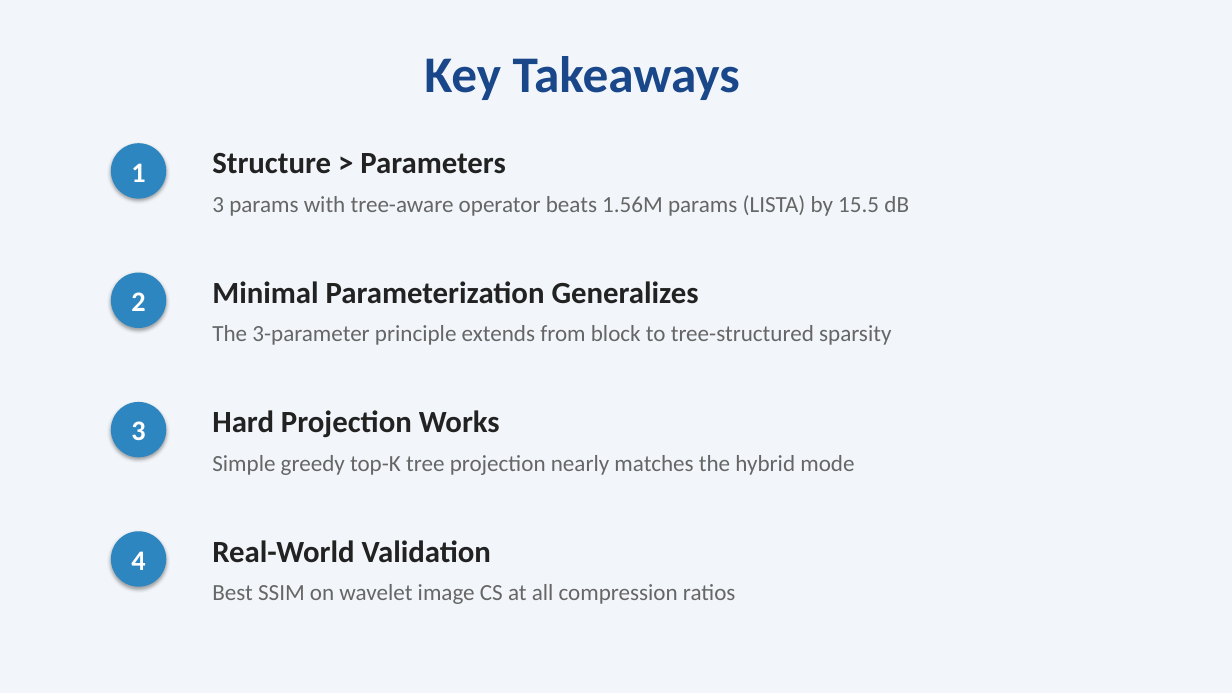
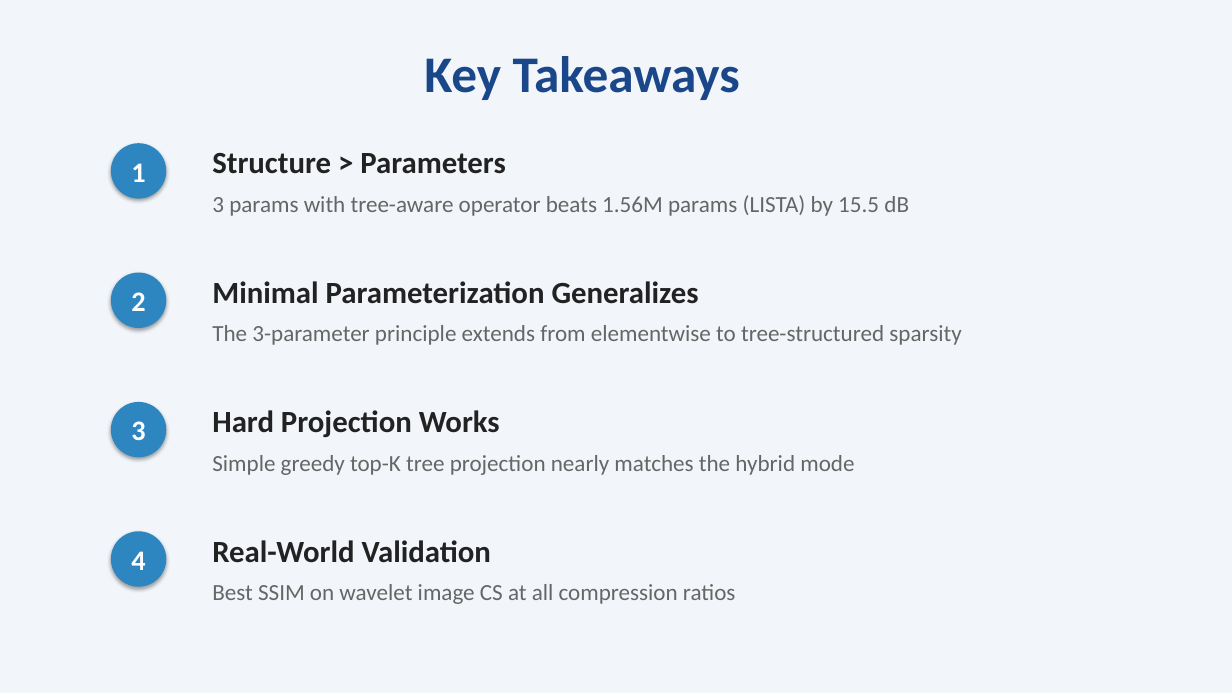
Before and after one commit to ALPHAGOD12/tree-hyperlista, a slide deck: slide 13 of paper/tree_hyperlista_slides.pptx. Drawn at 1232x693 pixels with LibreOffice and Linux fonts; fonts in the diff are those of the drawing. Boxes give left, top, right and bottom in pixels: in the first picture for what was removed or moved away, otherwise in the second. Text is boxed around its words. In the diff, an @@ line names an element or a change of style, - is before the commit and + after.

```diff
--- a/paper/tree_hyperlista_slides.pptx
+++ b/paper/tree_hyperlista_slides.pptx
@@ text at bbox=[212, 325, 961, 345]: text changed @@
-The 3-parameter principle extends from block to tree-structured sparsity
+The 3-parameter principle extends from elementwise to tree-structured sparsity
```
Also in this commit, not shown: 1 other slide changed, 3 other files.
